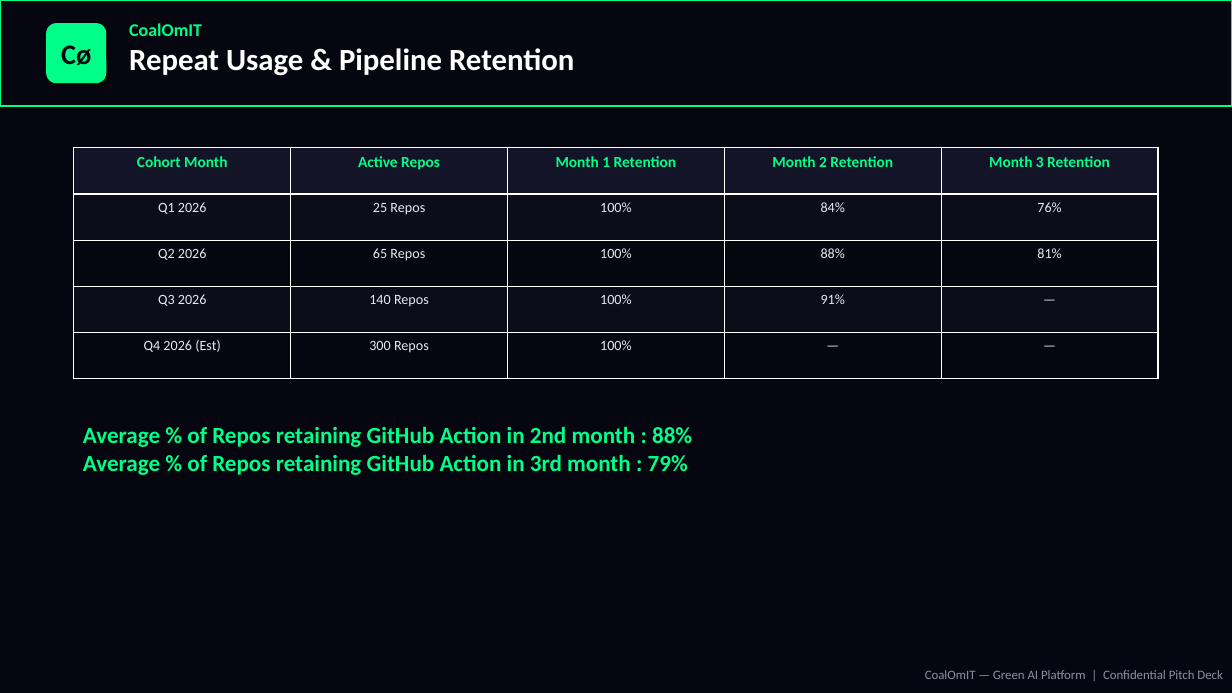
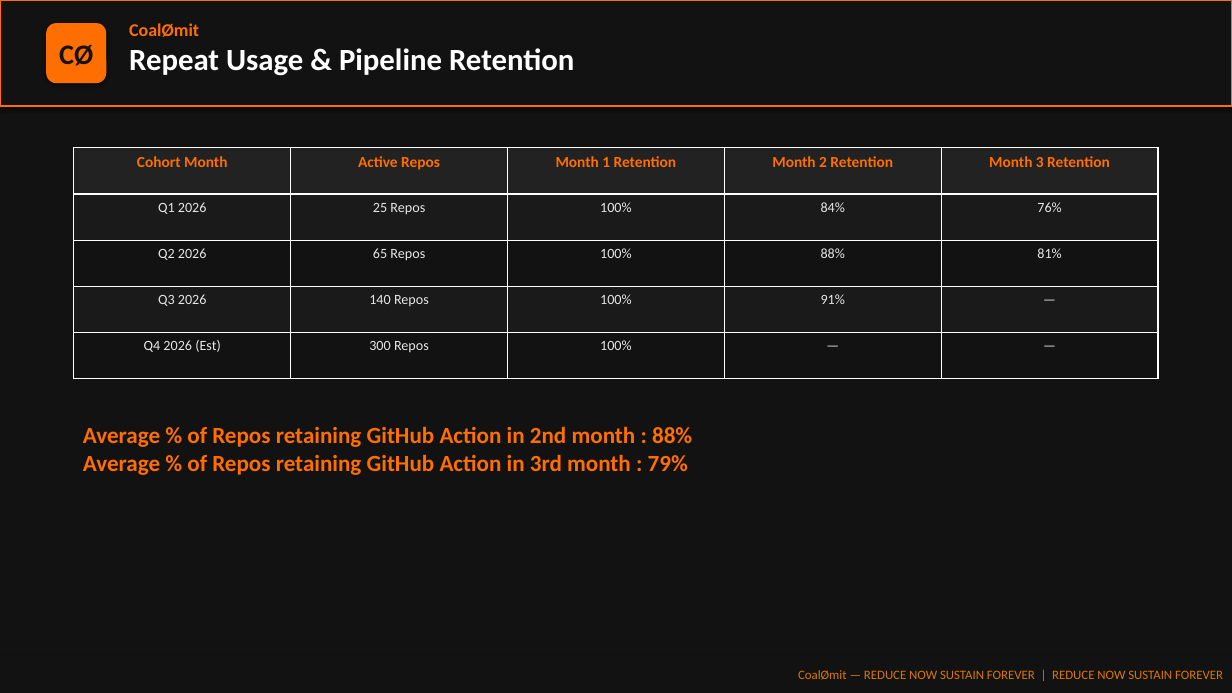
Before and after one commit to AAYUSHI003/CoalOmit, a slide deck: slide 11 of CoalOmIT_Pitch_Deck.pptx. Drawn at 1232x693 pixels with LibreOffice and Linux fonts; fonts in the diff are those of the drawing. Boxes give left, top, right and bottom in pixels: in the first picture for what was removed or moved away, otherwise in the second. Text is boxed around its words. In the diff, an @@ line names an element or a change of style, - is before the commit and + after.

Commit message:
Update pitch deck theme to match CoalØmit amber orange screenshot

```diff
--- a/CoalOmIT_Pitch_Deck.pptx
+++ b/CoalOmIT_Pitch_Deck.pptx
@@ rectangle at box(0, 0, 1232, 693): fill #060610 to #121212 @@
@@ rectangle at box(0, 0, 1232, 106): fill #060610 to #121212; outline #00FF88 1.5 pt to #FF6E00 1.5 pt @@
@@ rounded rectangle "CØ" at box(46, 23, 106, 83): fill #00FF88 to #FF6E00 @@
@@ text at box(129, 23, 199, 37): text changed; text colour #00FF88 to #FF6E00 @@
-CoalOmIT
+CoalØmit
@@ text in rounded rectangle at box(59, 45, 93, 66): text changed; text colour #060610 to #121212 @@
-Cø
+CØ
@@ table at box(74, 148, 1160, 379) @@
@@ fill #141428 to #222222 in row 1 @@
@@ fill #0D0D1A to #1A1A1A in 10 cells @@
@@ fill #060610 to #121212 in 10 cells @@
@@ text colour #00FF88 to #FF6E00 in "Cohort Month", "Active Repos", "Month 1 Retention", "Month 2 Retention" and 1 more places @@
@@ text colour #E8E8F0 to #E5E5E5 in "Q1 2026", "25 Repos", "100%", "84%" and 16 more places @@
@@ text "Average % of Repos retaining ..." at box(83, 426, 692, 475): text colour #00FF88 to #FF6E00 @@
@@ rectangle "CoalØmit — REDUCE NOW SUSTAIN ..." at box(0, 656, 1232, 693): fill #060610 to #121212 @@
@@ text in rectangle at box(798, 670, 1223, 680): text changed; text colour #8C91A0 to #D97706 @@
-CoalOmIT — Green AI Platform | Confidential Pitch Deck
+CoalØmit — REDUCE NOW SUSTAIN FOREVER | REDUCE NOW SUSTAIN FOREVER
```
Also in this commit, not shown: 12 other slides changed, 2 other files.
